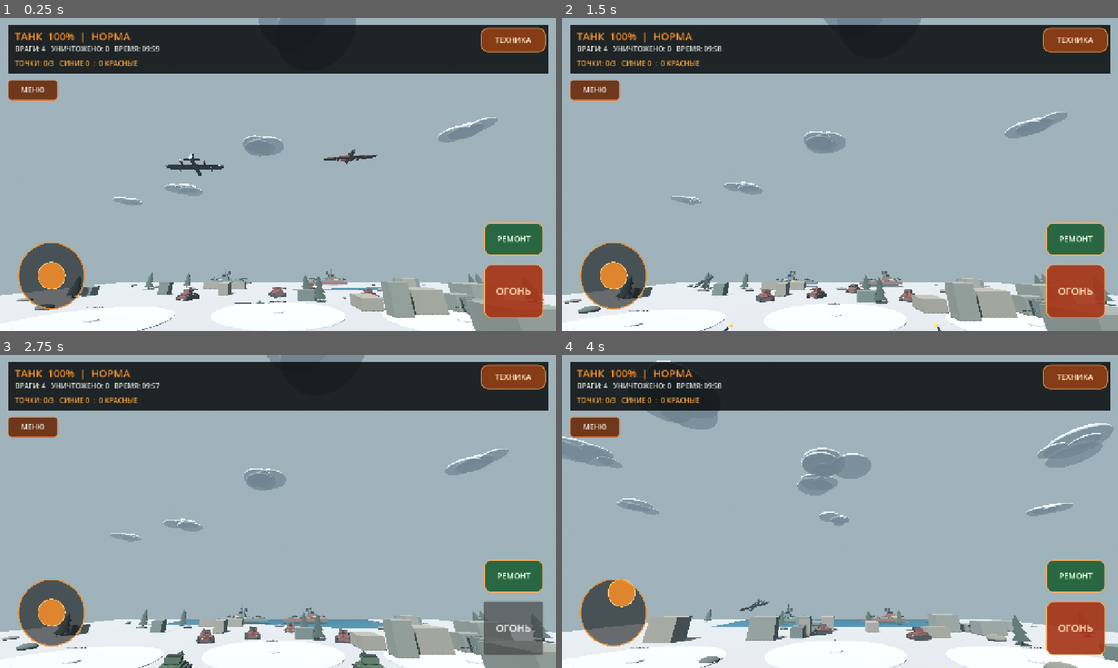
Above: before the commit, frames 1-4 (two rows, left to right).
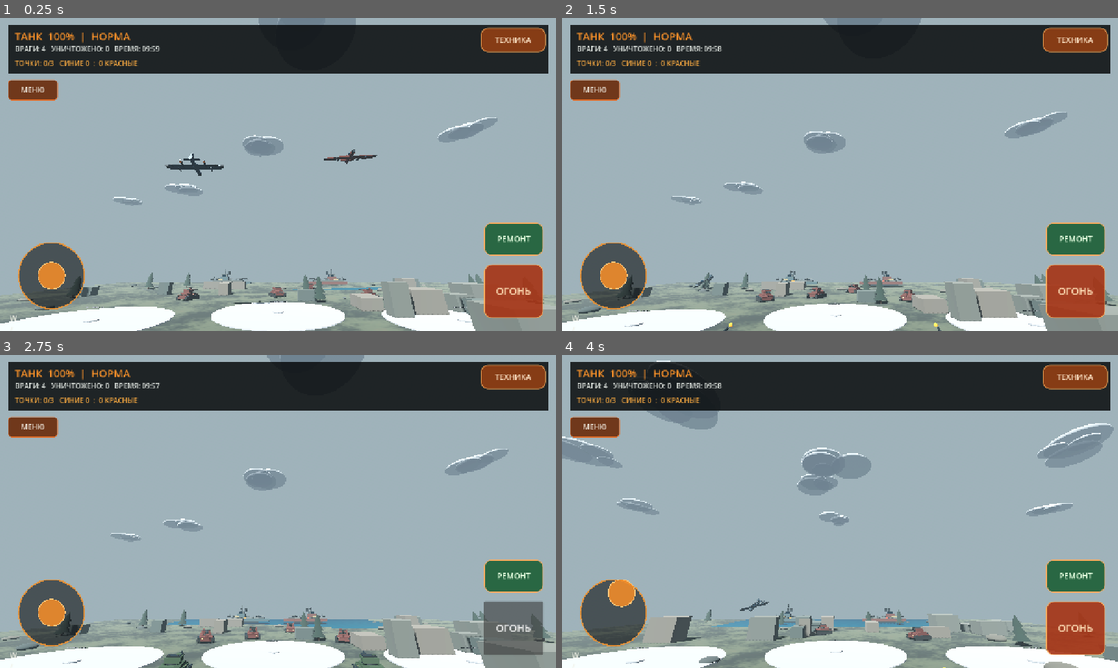
Above: after the commit, the same moments.

Repository: p87010834-ai/WAR-BATTLE-MOBILE
Game: Godot game, scene res://scenes/main.tscn
Same seed, same stepped clock (60 frames per second), same inputs: the game is played once before the commit and once after it.
Inputs (mouse positions are in pixels of both pictures, inside the frame that each line leads up to):
- Up to frame 1 (0.25 s): no input
- Up to frame 2 (1.5 s): tap Enter at 0.5 s; drag from (612, 274) to (895, 105) at 0.52 s; drag from (728, 190) to (812, 237) at 1.27 s
- Up to frame 3 (2.75 s): click "ОГОНЬ" at 2 s
- Up to frame 4 (4 s): move the mouse to (895, 442) at 2.77 s; hold L (air_roll_right) 2.78-3.5 s; tap R at 2.85 s; drag from (612, 611) to (673, 464) at 3.52 s

The runs differ from the first frame. In frame 1, 5.4% of the frame differs, in the area x 0-100%, y 84-100%; in frame 2, 5.2%; in frame 3, 4.5%; in frame 4, 5.4%.

Commit message:
Fix world-space terrain shader coordinates

Diff:
--- a/godot/scripts/main.gd
+++ b/godot/scripts/main.gd
@@ -180,6 +180,10 @@
 	ground_shader.code = """
 shader_type spatial;
 render_mode diffuse_burley, specular_schlick_ggx;
+varying vec3 world_pos;
+void vertex() {
+	world_pos = (MODEL_MATRIX * vec4(VERTEX, 1.0)).xyz;
+}
 float hash21(vec2 p) {
 	p = fract(p * vec2(123.34, 456.21));
 	p += dot(p, p + 45.32);
@@ -193,7 +197,7 @@
 		mix(hash21(i + vec2(0.0, 1.0)), hash21(i + vec2(1.0, 1.0)), f.x), f.y);
 }
 void fragment() {
-	vec2 p = WORLD_POSITION.xz * 0.19;
+	vec2 p = world_pos.xz * 0.19;
 	float n = noise2(p) * 0.55 + noise2(p * 3.7) * 0.28 + noise2(p * 11.0) * 0.17;
 	vec3 soil = vec3(0.105, 0.125, 0.105);
 	vec3 grass = vec3(0.23, 0.255, 0.19);
